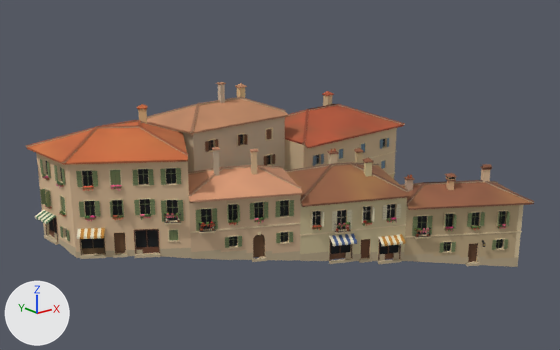
One commit to the glTF model games/yorimichi/assets/belmonte/meshes/SM_BM_BT_blk_13.glb: the scene before it, then after it.
Both versions are drawn from a 50 mm lens placed at (-52.3, -63.1, 35.6), pointed at (-0.2, 2.0, 9.6). Lighting does not change. The marker at lower left points along +X, +Y and +Z. The older version comes first. Vertices at exactly the same position are counted once.

Objects in the first picture: 'SM_BM_BT_blk_13'.
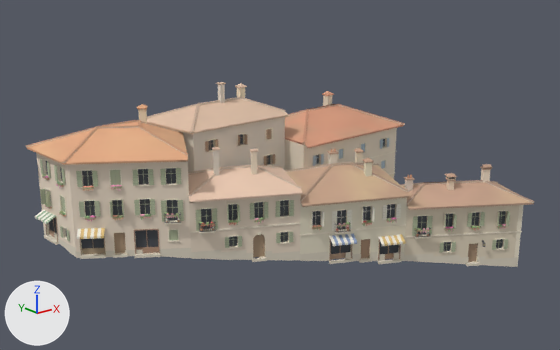
What differs and where, as boxes (x1, y1, x2, y2) in the pictures (560 x 350 px):
part 1 of me_sm_bt_blk_13, recoloured (lighter)
    both: (26, 82, 534, 267)

What changed in the scene script:
```text
Change me_sm_bt_blk_13:
    where me_sm_bt_blk_13.from_pydata(...)  # 20034 vertices, 22763 faces; spans x -24.0..23.9, y -16.9..20.0, z -1.3..18.8
    used by ob_sm_bm_bt_blk_13; location = (0.0, 0.0, 0.0)
    me_sm_bt_blk_13 part 1: 22763 faces centred in x -24.0..23.8, y -16.8..20.0, z -1.2..18.8 are repainted in the vertex colours; the middle colour goes from beige #c5b190 to pale yellow #e4d9c6
```
